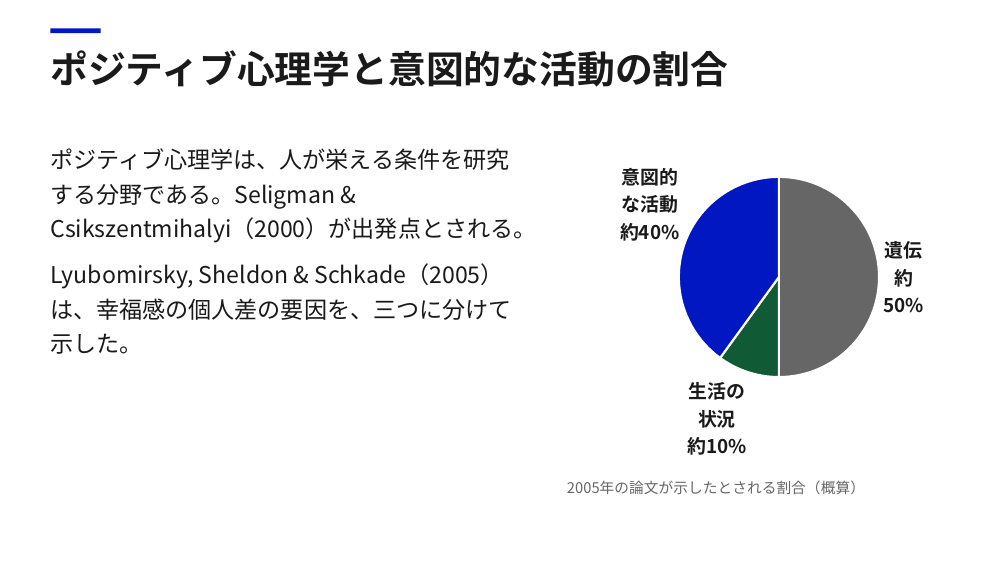
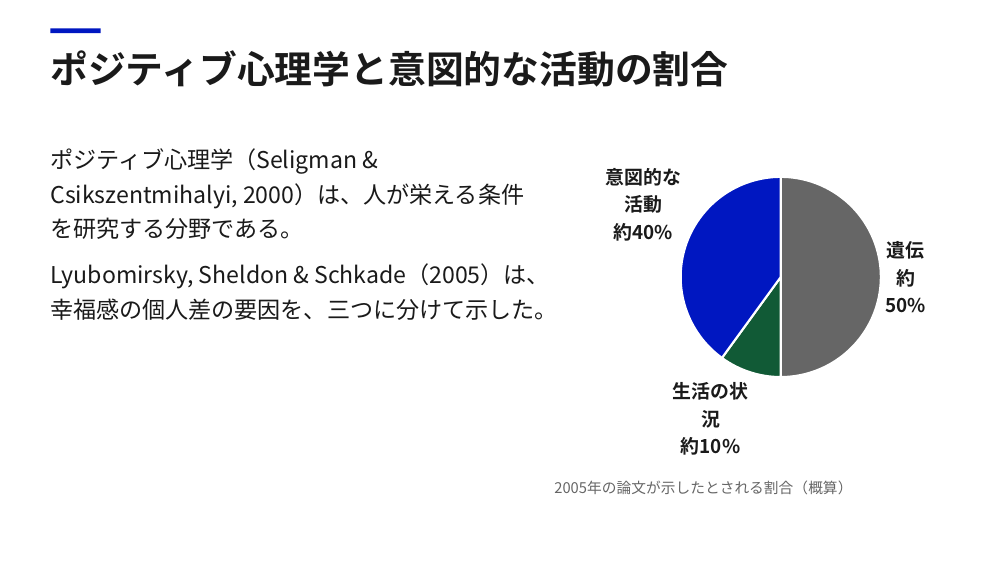
Before and after one commit to Daisetsu1980/markitdown, a slide deck: slide 19 of work/幸福_第2回/幸福_第2回.pptx. Drawn at 1008x567 pixels with LibreOffice and Linux fonts; fonts in the diff are those of the drawing. Boxes give left, top, right and bottom in pixels: in the first picture for what was removed or moved away, otherwise in the second. Text is boxed around its words. In the diff, an @@ line names an element or a change of style, - is before the commit and + after.

```diff
--- a/work/幸福_第2回/幸福_第2回.pptx
+++ b/work/幸福_第2回/幸福_第2回.pptx
@@ text at bbox=[50, 148, 524, 239]: text changed @@
-ポジティブ心理学は、人が栄える条件を研究する分野である。Seligman & Csikszentmihalyi（2000）が出発点とされる。
+ポジティブ心理学（Seligman & Csikszentmihalyi, 2000）は、人が栄える条件を研究する分野である。
@@ pie chart: place and size @@
-pie chart at bbox=[567, 132, 958, 471]
+pie chart at bbox=[554, 132, 957, 471]
@@ text "2005年の論文が示したとされる割合（概算）": place and size @@
-text "2005年の論文が示したとされる割合（概算）" at bbox=[567, 480, 865, 494]
+text "2005年の論文が示したとされる割合（概算）" at bbox=[554, 480, 852, 494]
```
Also in this commit, not shown: 17 other slides changed, 22 other files.
